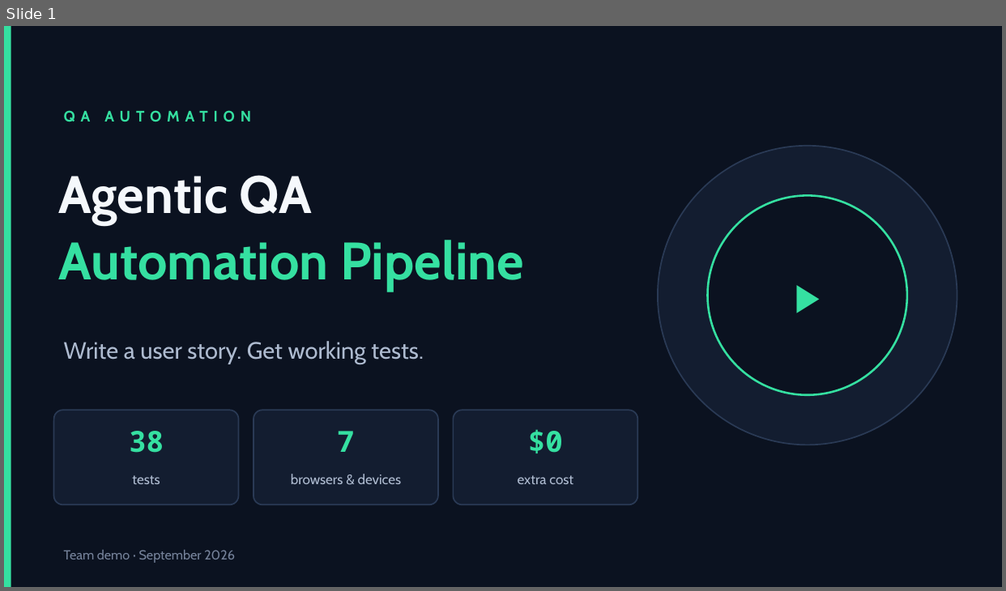
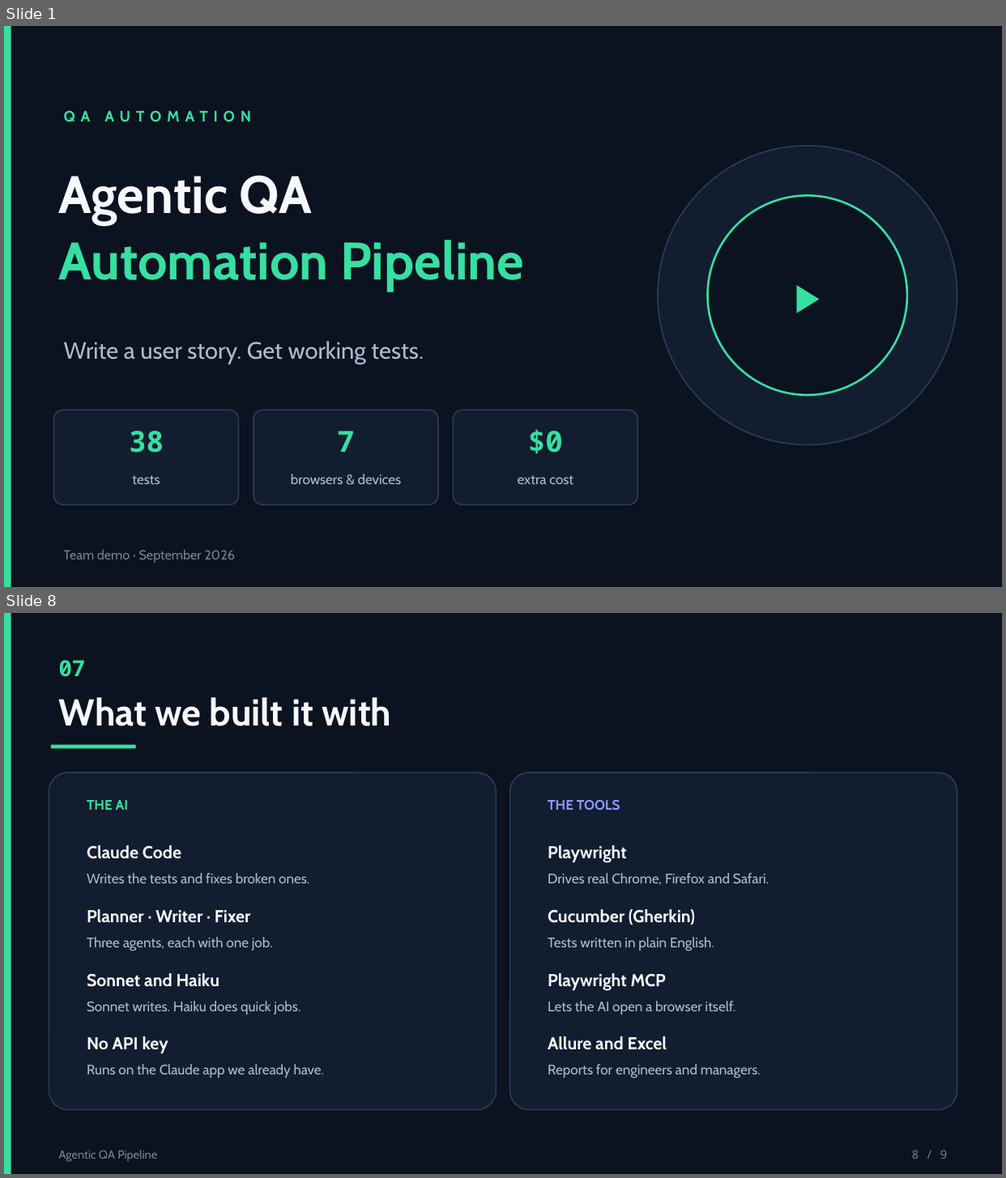
Before and after one commit to Arslanars/agentic-qa, a slide deck: Agentic-QA-Pipeline-Presentation.pptx. Shown one above the other, each under a label of ours: slide 1 before the commit, slides 1 and 8 after it; the slides between them are not shown. The pictures are 1006x591 and 1006x1178 pixels, drawn with LibreOffice and Linux fonts; fonts in the diff are those of the drawing. Boxes give left, top, right and bottom in pixels: in the first picture for what was removed or moved away, otherwise in the second. Text is boxed around its words. In the diff, an @@ line names an element or a change of style, - is before the commit and + after.

```diff
--- a/Agentic-QA-Pipeline-Presentation.pptx
+++ b/Agentic-QA-Pipeline-Presentation.pptx
@@ slide 8 added at (x1=4, y1=613, x2=1002, y2=1174), background #0B1220 @@
@@ rectangle added at (x1=4, y1=613, x2=11, y2=1174), fill #35E0A1 @@
@@ text added at (x1=59, y1=660, x2=86, y2=677), 16 pt, text #35E0A1, bold @@
+07
@@ text added at (x1=59, y1=697, x2=391, y2=726), 27 pt, text #F5F8FC, bold @@
+What we built it with
@@ rectangle added at (x1=51, y1=745, x2=136, y2=749), fill #35E0A1 @@
@@ rounded rectangle added at (x1=49, y1=773, x2=496, y2=1110), fill #131D30, outline #2A3A55 1 pt @@
@@ rounded rectangle added at (x1=510, y1=773, x2=957, y2=1110), fill #131D30, outline #2A3A55 1 pt @@
@@ text added at (x1=87, y1=800, x2=128, y2=810), 10 pt, text #35E0A1, bold @@
+THE AI
@@ text added at (x1=548, y1=800, x2=620, y2=811), 10 pt, text #8B9CF9, bold @@
+THE TOOLS
@@ text added at (x1=87, y1=845, x2=181, y2=859), 12.5 pt, text #F5F8FC, bold @@
+Claude Code
@@ text added at (x1=548, y1=845, x2=626, y2=863), 12.5 pt, text #F5F8FC, bold @@
+Playwright
@@ text added at (x1=87, y1=873, x2=309, y2=884), 10 pt, text #AEBBD0 @@
+Writes the tests and fixes broken ones.
@@ text added at (x1=548, y1=873, x2=769, y2=885), 10 pt, text #AEBBD0 @@
+Drives real Chrome, Firefox and Safari.
@@ text added at (x1=87, y1=909, x2=251, y2=923), 12.5 pt, text #F5F8FC, bold @@
+Planner · Writer · Fixer
@@ text added at (x1=548, y1=909, x2=695, y2=925), 12.5 pt, text #F5F8FC, bold @@
+Cucumber (Gherkin)
@@ text added at (x1=87, y1=937, x2=273, y2=951), 10 pt, text #AEBBD0 @@
+Three agents, each with one job.
@@ text added at (x1=548, y1=937, x2=714, y2=951), 10 pt, text #AEBBD0 @@
+Tests written in plain English.
@@ text added at (x1=87, y1=973, x2=220, y2=987), 12.5 pt, text #F5F8FC, bold @@
+Sonnet and Haiku
@@ text added at (x1=548, y1=973, x2=666, y2=990), 12.5 pt, text #F5F8FC, bold @@
+Playwright MCP
@@ text added at (x1=87, y1=1001, x2=300, y2=1015), 10 pt, text #AEBBD0 @@
+Sonnet writes. Haiku does quick jobs.
@@ text added at (x1=548, y1=1001, x2=736, y2=1015), 10 pt, text #AEBBD0 @@
+Lets the AI open a browser itself.
@@ text added at (x1=87, y1=1037, x2=168, y2=1054), 12.5 pt, text #F5F8FC, bold @@
+No API key
@@ text added at (x1=548, y1=1037, x2=667, y2=1050), 12.5 pt, text #F5F8FC, bold @@
+Allure and Excel
@@ text added at (x1=87, y1=1064, x2=325, y2=1078), 10 pt, text #AEBBD0 @@
+Runs on the Claude app we already have.
@@ text added at (x1=548, y1=1064, x2=761, y2=1078), 10 pt, text #AEBBD0 @@
+Reports for engineers and managers.
@@ text added at (x1=59, y1=1150, x2=157, y2=1162), 8.5 pt, text #76839B @@
+Agentic QA Pipeline
@@ text added at (x1=912, y1=1150, x2=948, y2=1159), 8.5 pt, text #76839B @@
+8 / 9
```
Also in this commit, not shown: 7 slides changed.
